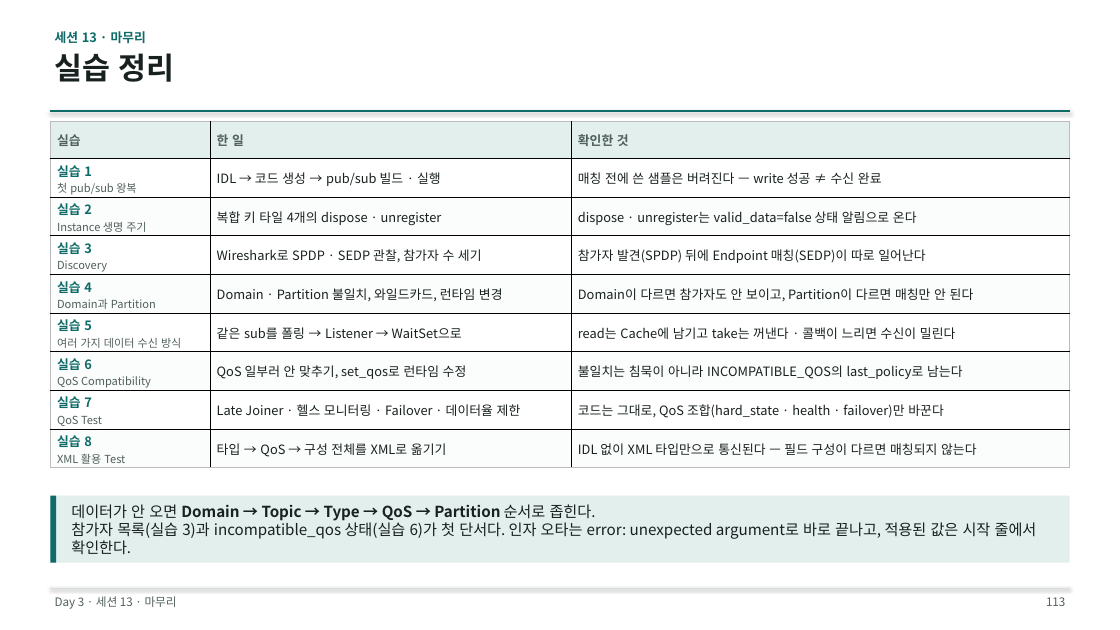
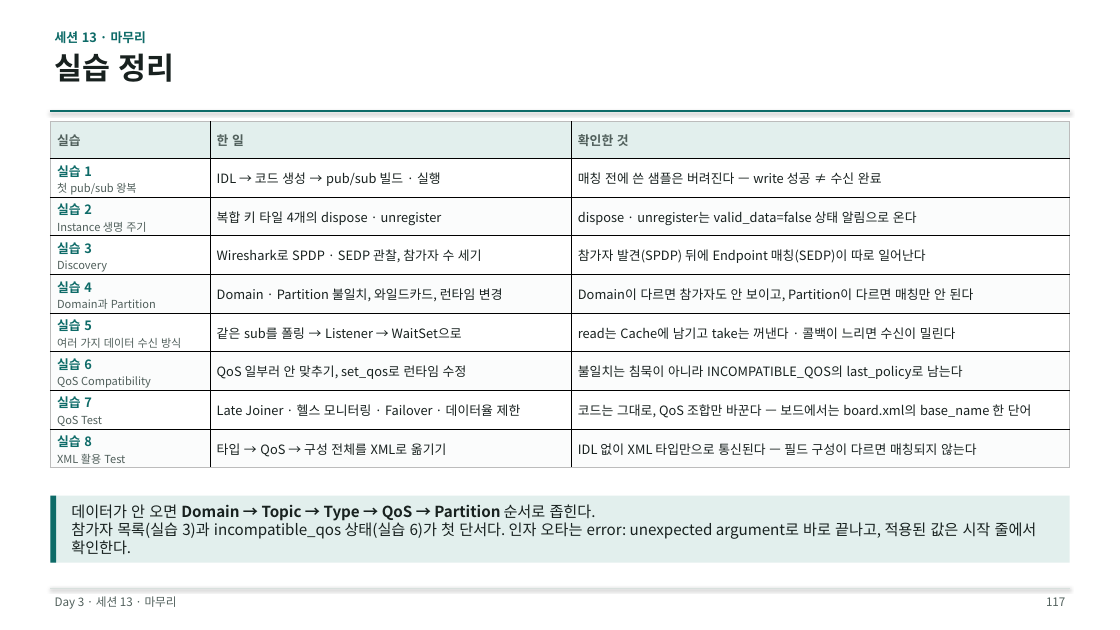
Before and after one commit to IntellectusCorp/int2DDS-lecture, a slide deck: slide 117 of int2dds-lecture-for-beginner.pptx (slide 113 before the commit). Drawn at 1120x630 pixels with LibreOffice and Linux fonts; fonts in the diff are those of the drawing. Boxes give left, top, right and bottom in pixels: in the first picture for what was removed or moved away, otherwise in the second. Text is boxed around its words. In the diff, an @@ line names an element or a change of style, - is before the commit and + after.

Commit message:
FEAT: Add Raspberry Pi board labs and remove C lab sources
- Add board_pub / board_sub, board.xml and led.py (LED display of instance state)
- Fetch int2DDS from the GitHub develop branch instead of a local path
- Remove the old C labs (dds-lecture-src)
- Update README and slides for the board labs

```diff
--- a/int2dds-lecture-for-beginner.pptx
+++ b/int2dds-lecture-for-beginner.pptx
@@ table at (50, 122, 1070, 468) @@
-row 8, column 3: 코드는 그대로, QoS 조합(hard_state · health · failover)만 바꾼다
+row 8, column 3: 코드는 그대로, QoS 조합만 바꾼다 — 보드에서는 board.xml의 base_name 한 단어
@@ page number at (1046, 597, 1065, 606): text changed @@
-113
+117
```
Also in this commit, not shown: 9 other slides changed, 4 slides added, 43 other files.
